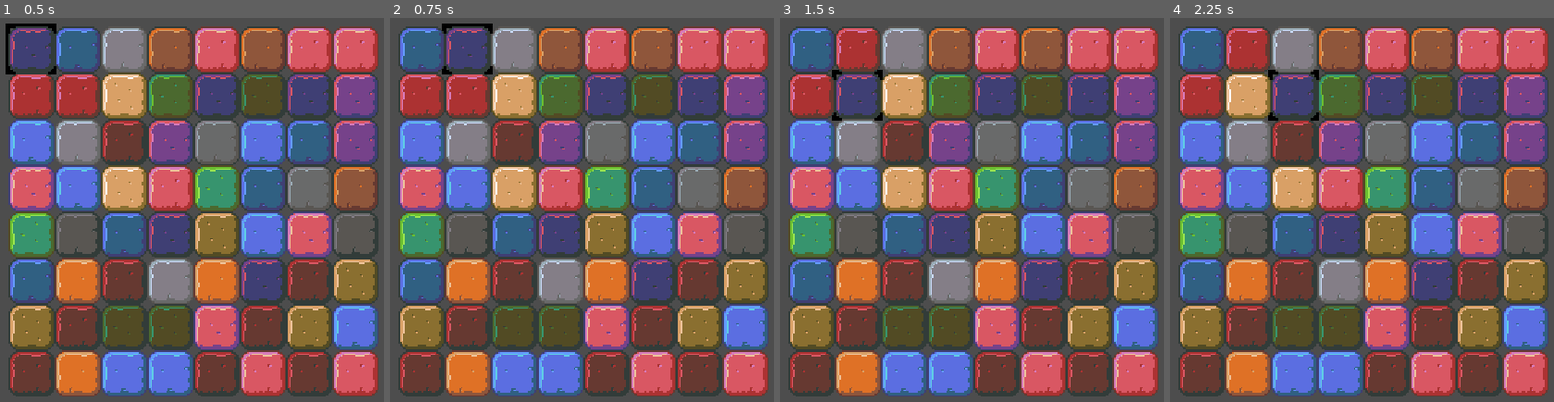
Above: before the commit, frames 1-4 (left to right).
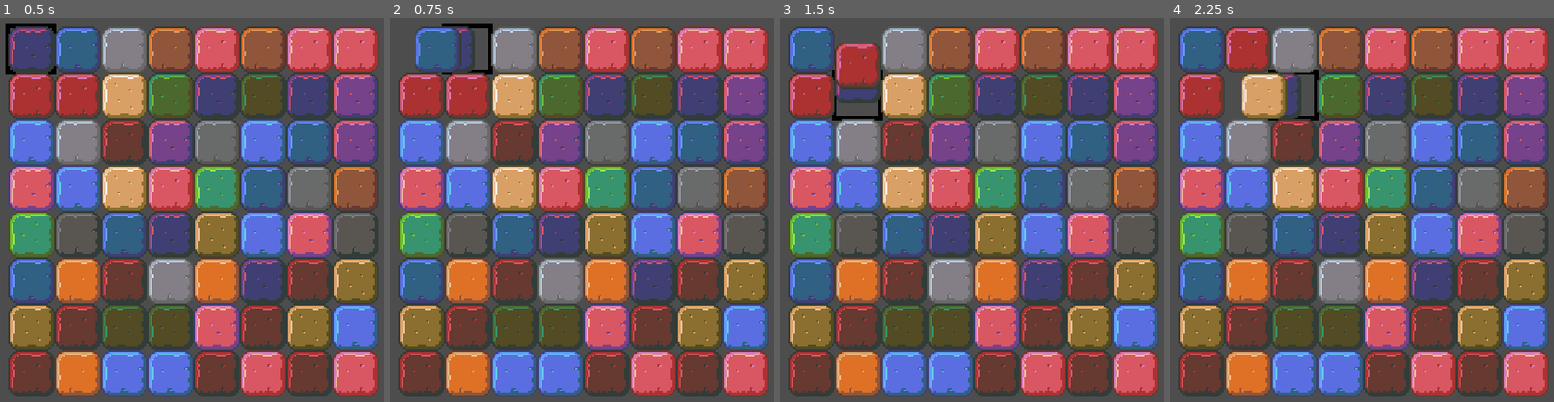
Above: after the commit, the same moments.

Repository: Mirror83/match-3
Game: Godot game, scene res://scenes/Board.tscn
The game is run twice, just before and just after one commit, with the same random seed, the same clock (stepped at 60 frames per second) and the same inputs. The project has no main scene, so this scene is started directly.
Inputs:
- Up to frame 1 (0.5 s): no input
- Up to frame 2 (0.75 s): tap Enter (accept) at 0.5, 0.6 s; hold Right (right) from 0.53 s (still down)
- Up to frame 3 (1.5 s): tap Enter (accept) at 1.25, 1.35 s; release Right (right) at 1.28 s; hold Down (down) from 1.28 s (still down)
- Up to frame 4 (2.25 s): tap Enter (accept) at 2, 2.1 s; release Down (down) at 2.03 s; hold Right (right) from 2.03 s (still down)

Frame 1 is identical in both runs. In frame 2, 1.8% of the frame differs, in the area x 2-27%, y 2-15%; in frame 3, 2.0%, in the area x 14-27%, y 2-27%; in frame 4, 2.0%.

Commit message:
Added tweening while swapping tiles

Diff:
--- a/scenes/Board.gd
+++ b/scenes/Board.gd
@@ -41,6 +41,9 @@
 			if _can_swap(): _swap_tiles()
 
 func _can_swap():
+#	print("selected: %s" % selected_tile_index)
+#	print("focused: %s" % focused_tile_index)
+
 	var horizontally_adjacent = abs(selected_tile_index.y - focused_tile_index.y) == 1
 	var vertically_adjacent = abs(selected_tile_index.x - focused_tile_index.x) == 1
 
@@ -53,17 +56,25 @@
 	var selected_tile = _get_tile(selected_tile_index)
 	var focused_tile = _get_tile(focused_tile_index)
 
-	var temp = selected_tile
-	var temp_position = selected_tile.position
+	var selected_position = selected_tile.position
+	var focused_position = focused_tile.position
 
-	selected_tile.position = focused_tile.position
-	focused_tile.position = temp_position
+	var tween =  create_tween()
+	tween.set_parallel(true)
+	tween.tween_property(selected_tile, "position", focused_position, 0.2)
+	tween.tween_property(focused_tile, "position", selected_position, 0.2)
+	tween.tween_callback(
+		func ():
+			selected_tile.position = focused_position
+			focused_tile.position = selected_position
 
-	_set_tile(selected_tile_index, focused_tile)
-	_set_tile(focused_tile_index, selected_tile)
+			_set_tile(selected_tile_index, focused_tile)
+			_set_tile(focused_tile_index, selected_tile)
 
-	selected_tile_index = null
-	queue_redraw()
+			selected_tile_index = null
+			queue_redraw()
+	)
+
 
 func _manage_tile_focus():
 	if Input.is_action_just_pressed("right"):
@@ -89,6 +100,7 @@
 			(focused_tile_index.x - 1) % BOARD_SIZE,
 			focused_tile_index.y)
 		_focus_on_tile(tile_above_ndx)
+
 
 func _generate_tile_coords():
 	var coords: Array[Array] = []
